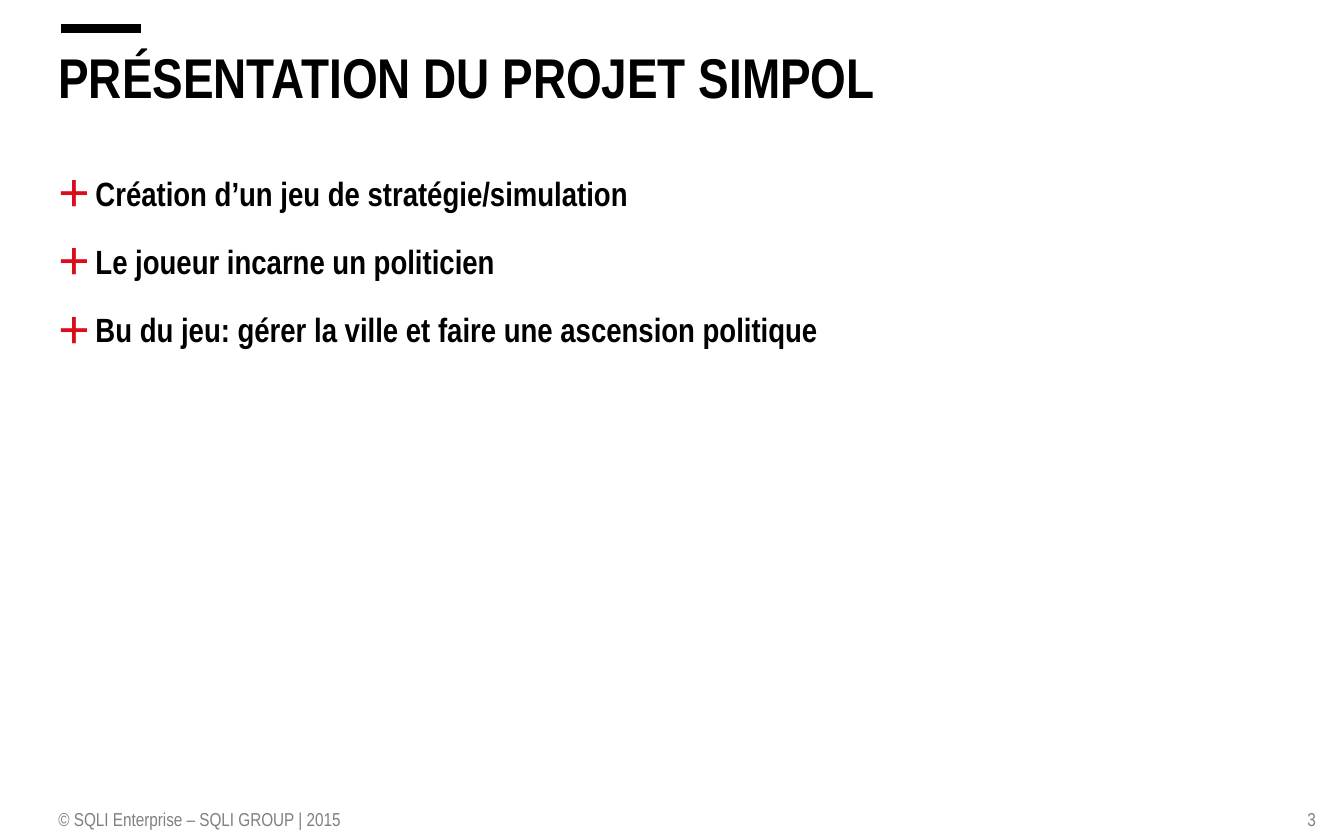
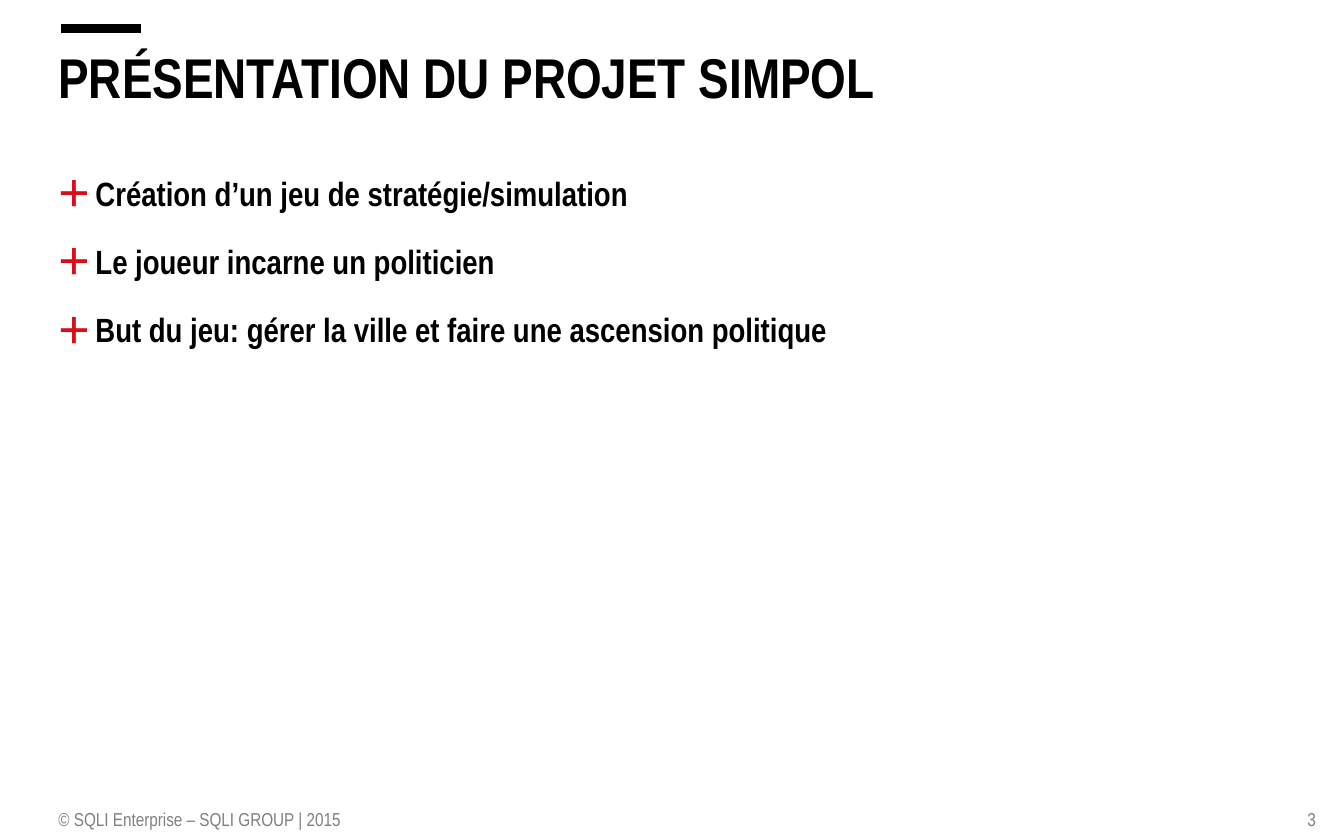
Before and after one commit to Persaver/simPolServer, a slide deck: slide 3 of Presentation/presentation.pptx. Drawn at 1344x840 pixels with LibreOffice and Linux fonts; fonts in the diff are those of the drawing; background and template pictures are left out. Boxes give left, top, right and bottom in pixels: in the first picture for what was removed or moved away, otherwise in the second. Text is boxed around its words. In the diff, an @@ line names an element or a change of style, - is before the commit and + after.

```diff
--- a/Presentation/presentation.pptx
+++ b/Presentation/presentation.pptx
@@ text at [95, 317, 827, 349]: text changed @@
-+ Bu du jeu: gérer la ville et faire une ascension politique
++ But du jeu: gérer la ville et faire une ascension politique
```
Also in this commit, not shown: 2 other slides changed, 1 other file.
